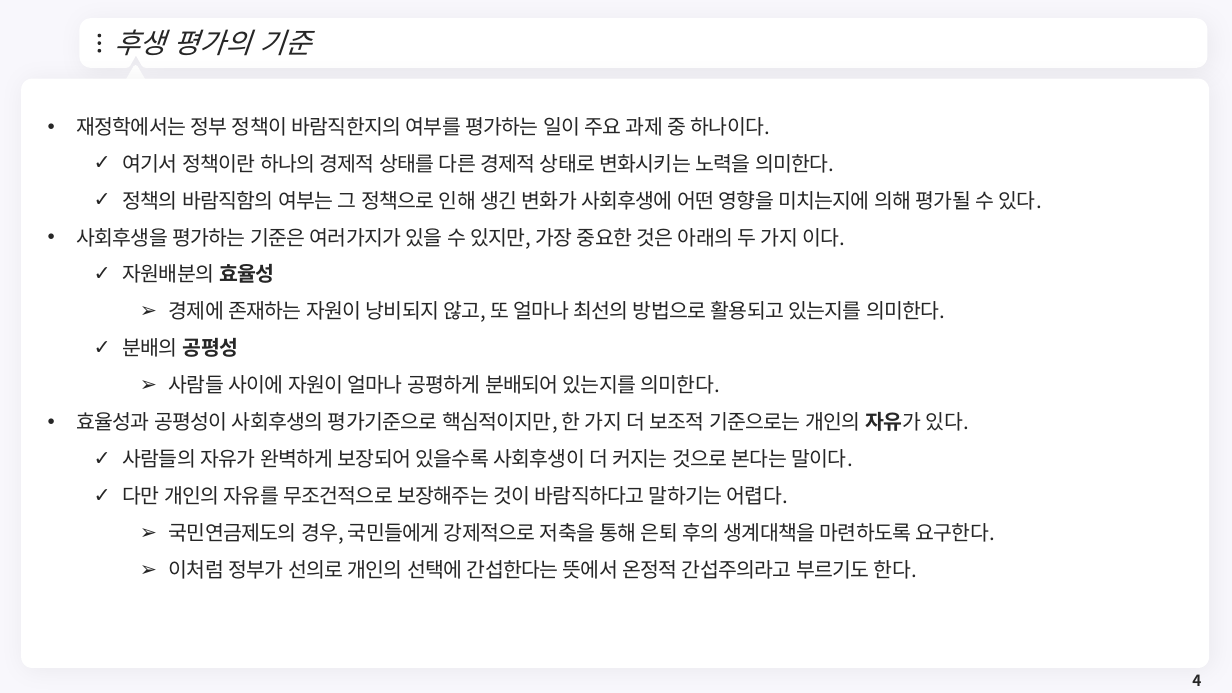
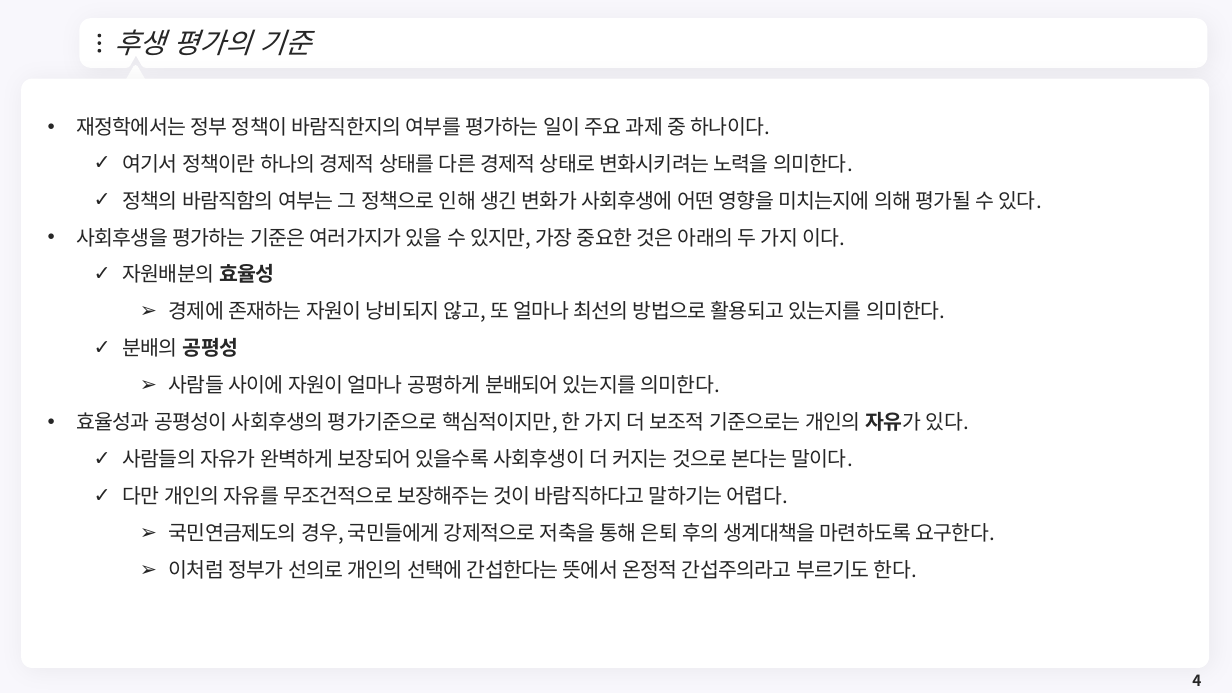
Before and after one commit to meandthey/Teaching, a slide deck: slide 4 of 재정학/01_Lectures/재정학_Chapter_3.pptx. Drawn at 1232x693 pixels with LibreOffice and Linux fonts; fonts in the diff are those of the drawing; background and template pictures are left out. Boxes give left, top, right and bottom in pixels: in the first picture for what was removed or moved away, otherwise in the second. Text is boxed around its words. In the diff, an @@ line names an element or a change of style, - is before the commit and + after.

```diff
--- a/재정학/01_Lectures/재정학_Chapter_3.pptx
+++ b/재정학/01_Lectures/재정학_Chapter_3.pptx
@@ text at [123, 154, 853, 173]: text changed @@
-  ✓ 여기서 정책이란 하나의 경제적 상태를 다른 경제적 상태로 변화시키는 노력을 의미한다.
+  ✓ 여기서 정책이란 하나의 경제적 상태를 다른 경제적 상태로 변화시키려는 노력을 의미한다.
```
Also in this commit, not shown: 4 other slides changed, 1 slide removed, 5 other files.
